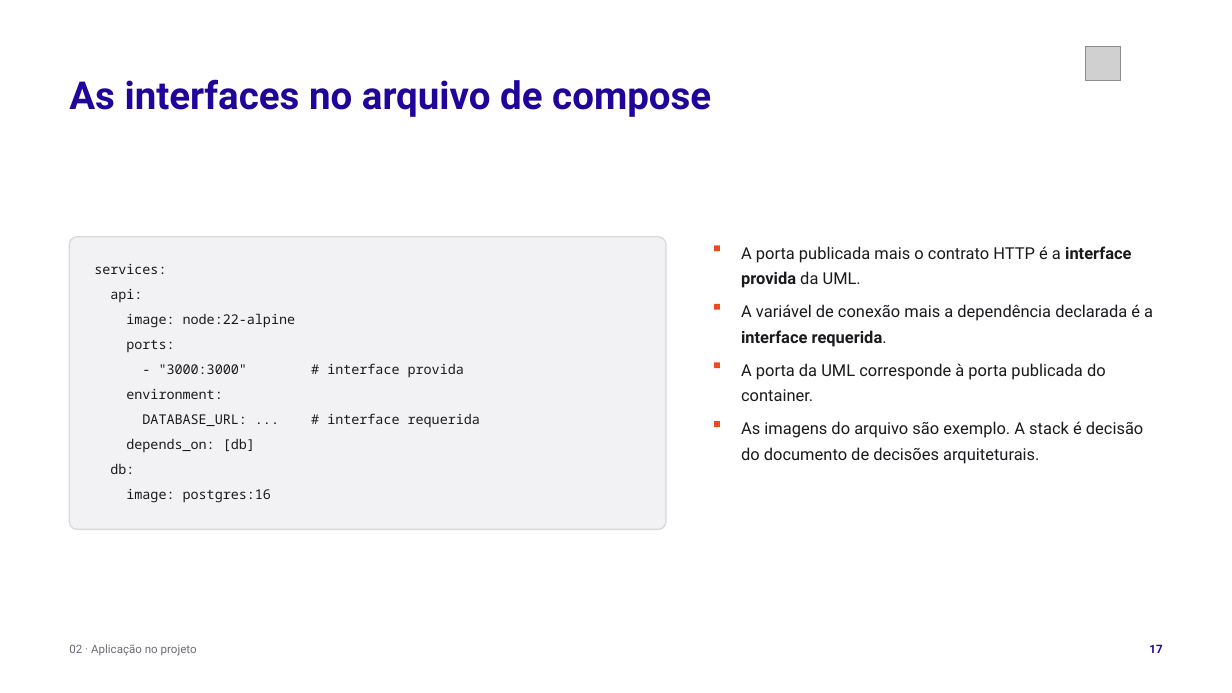
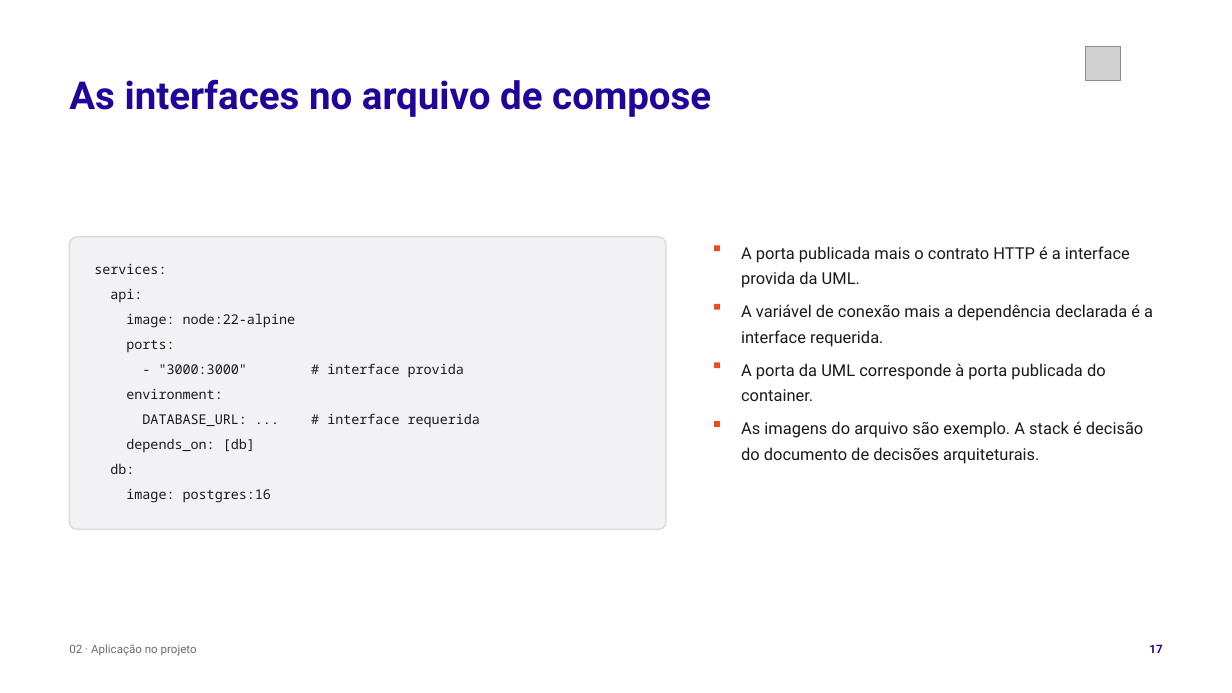
Before and after one commit to tcpassos/invite-app, a slide deck: slide 17 of trabalhos/T1-Docker-Invite-People.pptx. Drawn at 1232x693 pixels with LibreOffice and Linux fonts; fonts in the diff are those of the drawing; grey boxes stand for pictures. Boxes give left, top, right and bottom in pixels: in the first picture for what was removed or moved away, otherwise in the second. Text is boxed around its words. In the diff, an @@ line names an element or a change of style, - is before the commit and + after.

```diff
--- a/trabalhos/T1-Docker-Invite-People.pptx
+++ b/trabalhos/T1-Docker-Invite-People.pptx
@@ text "A porta publicada mais o ..." at (x1=741, y1=246, x2=1130, y2=288): bold off in "interface provida" @@
@@ text "A variável de conexão mais ..." at (x1=741, y1=304, x2=1153, y2=347): bold off in "interface requerida." @@
```
Also in this commit, not shown: 9 other slides changed, 12 other files.
